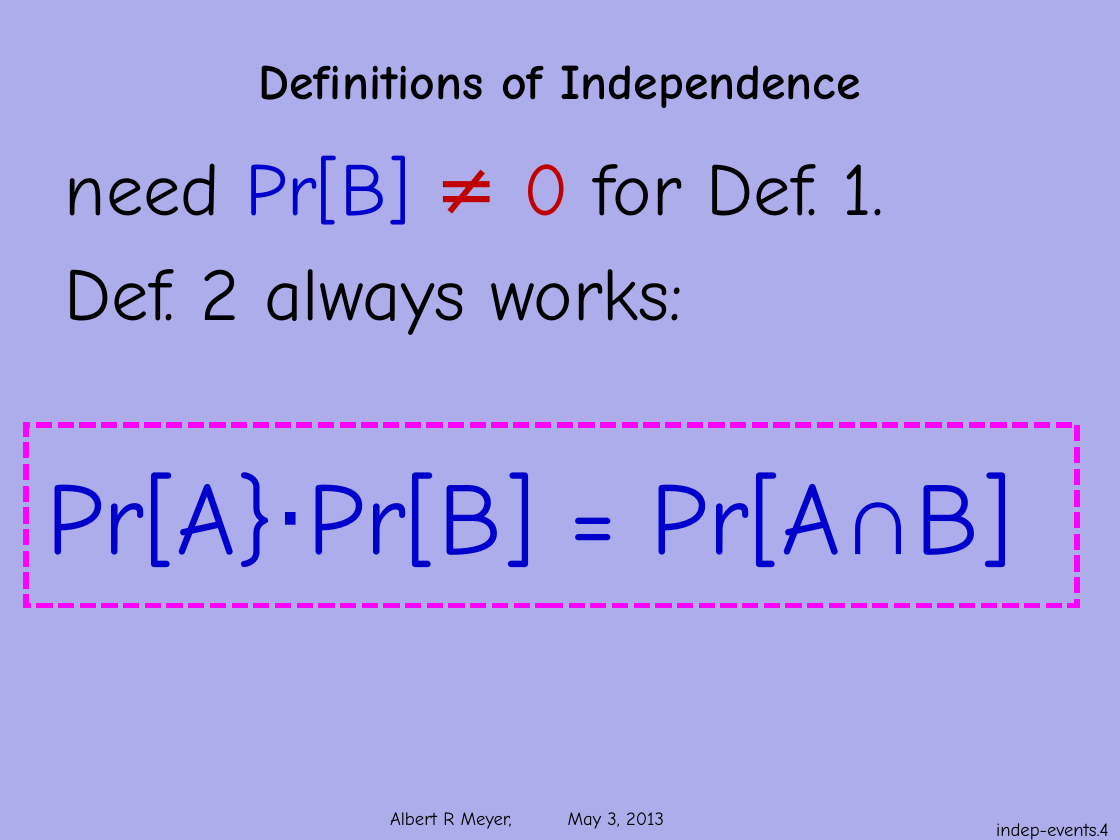
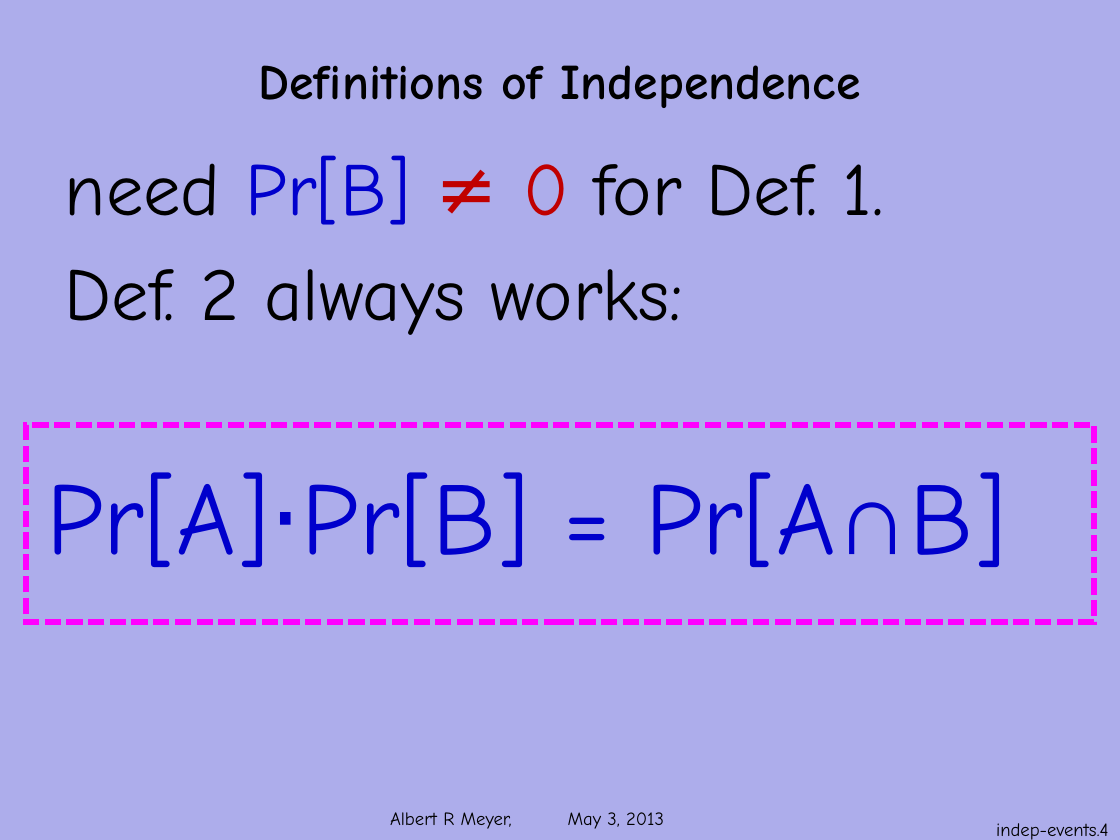
Before and after one commit to armeyer/mcs_web, a slide deck: slide 4 of spring13/slides13/prob-independence.pptx. Drawn at 1120x840 pixels with LibreOffice and Linux fonts; fonts in the diff are those of the drawing; background and template pictures are left out. Boxes give left, top, right and bottom in pixels: in the first picture for what was removed or moved away, otherwise in the second. Text is boxed around its words. In the diff, an @@ line names an element or a change of style, - is before the commit and + after.

Commit message:
revise prob-independence prob-mutual-independence.pptx

```diff
--- a/spring13/slides13/prob-independence.pptx
+++ b/spring13/slides13/prob-independence.pptx
@@ rectangle: place and size @@
-rectangle at (26, 426, 1077, 606)
+rectangle at (26, 426, 1094, 623)
@@ text at (46, 472, 1006, 567): text changed @@
-Pr[A}⋅Pr[B] = Pr[A∩B]
+Pr[A]⋅Pr[B] = Pr[A∩B]
```
Also in this commit, not shown: 4 other slides changed, 2 other files.
